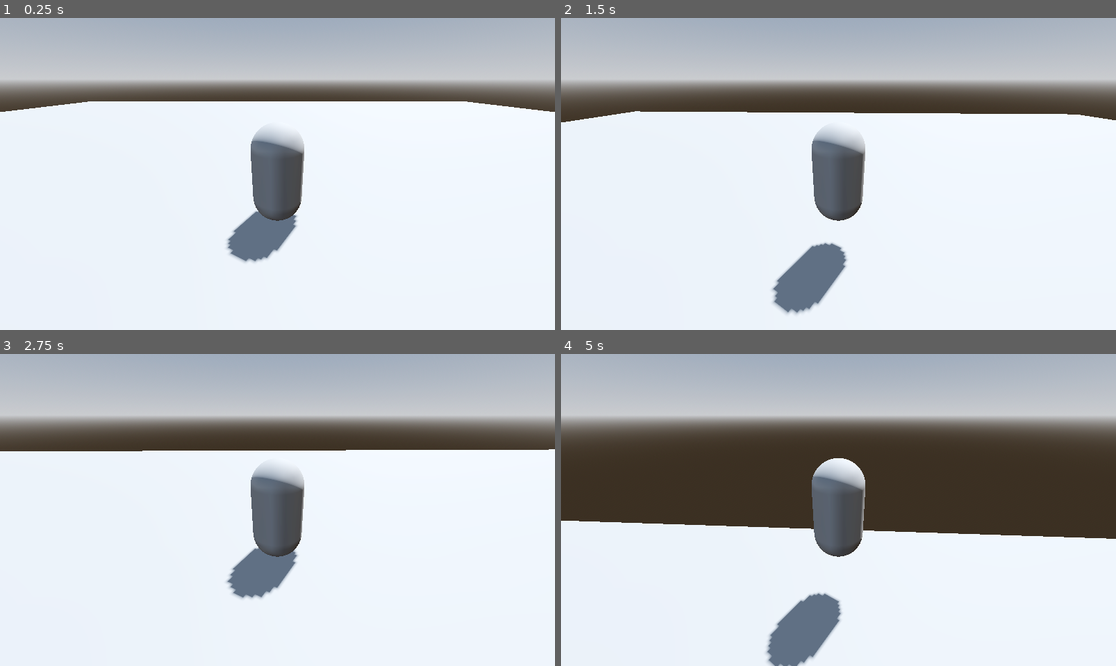
Above: before the commit, frames 1-4 (two rows, left to right).
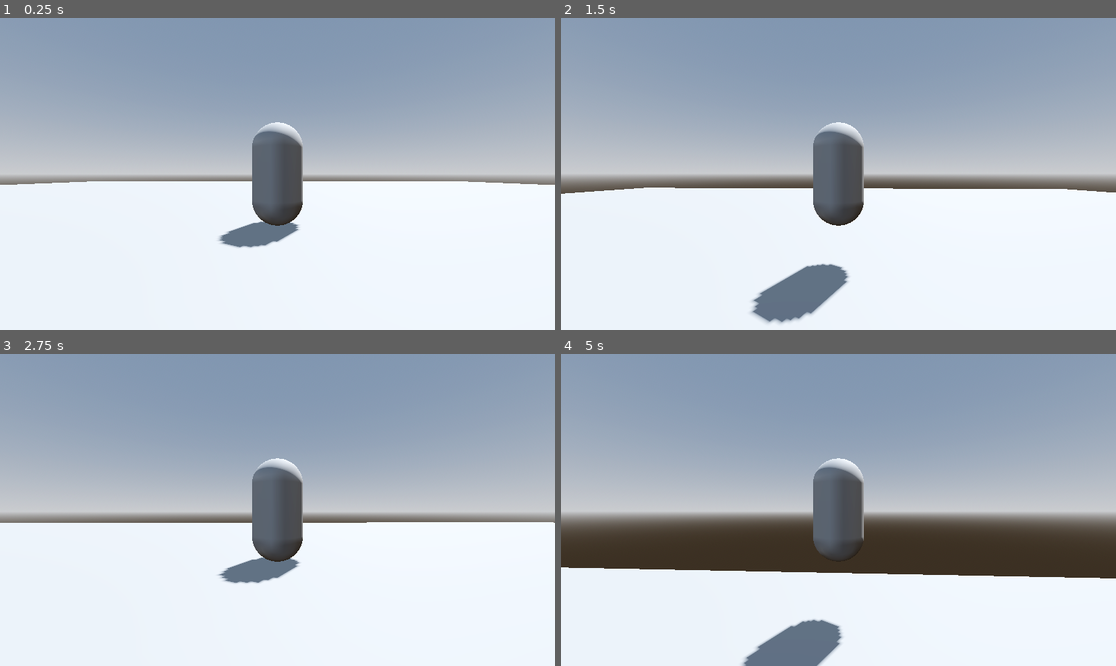
Above: after the commit, the same moments.

Repository: GitarrShredder/3D-RPG
Game: Godot game, scene res://Levels/level.tscn
Two runs of this game, one before a commit and one after it. Both use one fixed random seed, a clock stepped at 60 frames per second and the inputs below. The project has no main scene, so this scene is started directly.
Inputs (mouse positions are in pixels of both pictures, inside the frame that each line leads up to):
- Up to frame 1 (0.25 s): no input
- Up to frame 2 (1.5 s): tap Enter at 0.5 s; move the mouse to (866, 174) at 0.52 s; hold W (move_forward) from 0.53 s (still down); tap D (Jump) at 0.77 s; move the mouse to (810, 174) at 1.27 s
- Up to frame 3 (2.75 s): keep holding W (move_forward); tap D (Jump) at 1.52 s; move the mouse to (288, 503) at 2.02 s
- Up to frame 4 (5 s): keep holding W (move_forward); move the mouse to (832, 516) at 2.77 s; tap D (Jump) at 3.02, 3.77, 4.52 s; move the mouse to (877, 513) at 3.52 s; move the mouse to (794, 506) at 4.27 s

The runs differ from the first frame. In frame 1, 52% of the frame differs, in the area x 0-100%, y 0-79%; in frame 2, 55%; in frame 3, 53%; in frame 4, 68%, in the area x 0-100%, y 0-100%.

Commit message:
Camera rotation pivot and clamp

Diff:
--- a/Player/player.gd
+++ b/Player/player.gd
@@ -11,6 +11,14 @@
 var _look := Vector2.ZERO
 
 @export var mouse_sensitivity: float = 0.00075
+@export var min_boundary: float = -60
+@export var max_boundary: float = 10
+
+@onready var horizontal_pivot: Node3D = $HorizontalPivot
+@onready var vertical_pivot: Node3D = $HorizontalPivot/VerticalPivot
+
+
+
 
 func _ready() -> void:
 	Input.mouse_mode = Input.MOUSE_MODE_CAPTURED
@@ -46,8 +54,17 @@
 	if Input.mouse_mode == Input.MOUSE_MODE_CAPTURED:
 		if event is InputEventMouseMotion:
 			_look = -event.relative * mouse_sensitivity
-			print(_look)
+
 
 func frame_camera_rotation() -> void:
-	$SpringArm3D.rotate_y(_look.x)
+	horizontal_pivot.rotate_y(_look.x)
+	vertical_pivot.rotate_x(_look.y)
+
+	vertical_pivot.rotation.x = clampf(
+		vertical_pivot.rotation.x,
+		deg_to_rad(min_boundary),
+		deg_to_rad(max_boundary)
+		)
+
+	$SpringArm3D.global_transform = vertical_pivot.global_transform
 	_look = Vector2.ZERO
--- a/Player/player.tscn
+++ b/Player/player.tscn
@@ -23,8 +23,7 @@
 spring_length = 4.0
 
 [node name="Camera3D" type="Camera3D" parent="SpringArm3D"]
-transform = Transform3D(1, 0, 0, 0, 1, 0, 0, 0, 1, 0, 0, 0)
 
 [node name="HorizontalPivot" type="Node3D" parent="."]
 
-[node name="VarticalPivot" type="Node3D" parent="HorizontalPivot"]
+[node name="VerticalPivot" type="Node3D" parent="HorizontalPivot"]
